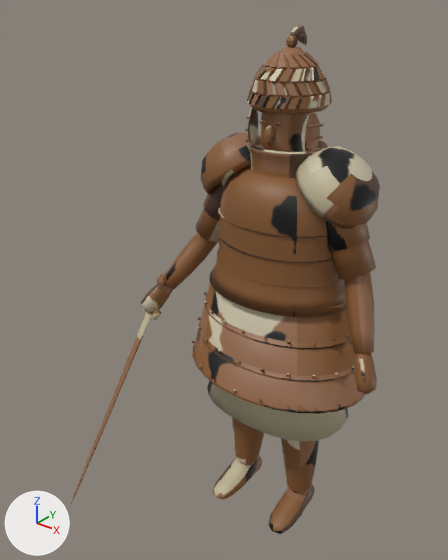
Two versions of the FBX model Assets/Models/ArtBible/Enemies/Bronze/DendraChampion/DendraChampion.fbx, one commit apart.
The view is the same before and after, from a 50 mm camera at (1.16, -1.8, 2.08) aimed at (-0.13, -0.18, 1.08). The lights are fixed; the arrows at lower left show +X, +Y and +Z. The picture after the commit comes second.

The scene before the commit, as lines of its bpy script (objects in view):
```python
me_dendrachampion = bpy.data.meshes.new('DendraChampion')
me_dendrachampion.from_pydata(...)  # 5159 vertices, 5421 faces; spans x -0.58..0.49, y -0.66..0.29, z 0.0..1.95
me_dendrachampion.materials.append(mat_dendrachampion)
ob_dendrachampion = bpy.data.objects.new('DendraChampion', me_dendrachampion)
ob_dendrachampion.location = (0.0, 0.0, 0.0)
```
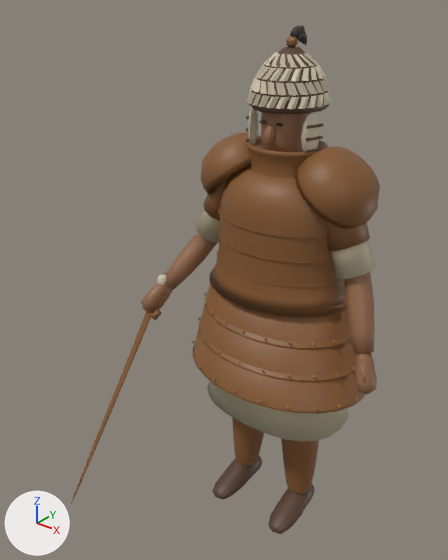
The change, as a list of edits to the scene's bpy script:
```text
Change me_dendrachampion:
    used by ob_dendrachampion; location = (0.0, 0.0, 0.0)
    remove me_dendrachampion.from_pydata(...)  # 5159 vertices, 5421 faces; spans x -0.58..0.49, y -0.66..0.29, z 0.0..1.95
    add me_dendrachampion.from_pydata(...)  # 4123 vertices, 4167 faces; spans x -0.58..0.49, y -0.66..0.3, z 0.0..1.95
    me_dendrachampion part 1: 23 vertices moved within x -0.13..0.12, y -0.13..0.14, z 1.72..1.87; 784 vertices removed from x -0.14..0.14, y -0.14..0.16, z 1.72..1.87; 144 vertices added at x -0.14..0.14, y -0.14..0.16, z 1.72..1.87
    me_dendrachampion part 2: 7 vertices moved within x -0.29..0.32, y -0.15..0.21, z 0.82..0.94; 444 vertices removed from x -0.39..0.39, y -0.29..0.29, z 0.69..0.94; 48 vertices added at x -0.39..0.39, y -0.28..0.3, z 0.7..0.94
    me_dendrachampion part 3: 3405 kept faces spanning x -0.58..0.49, y -0.66..0.29, z 0.0..1.95 get new texture (UV) coordinates
```

Boxes (x1, y1, x2, y2) around the edits, measured in the pictures (448 x 560 px):
part 1 of me_dendrachampion, cut back
    both: (247, 52, 332, 109)
part 2 of me_dendrachampion, cut back
    before: (192, 292, 359, 410)
    after: (199, 295, 359, 408)
part 3 of me_dendrachampion, surface changed
    both: (81, 25, 380, 534)
